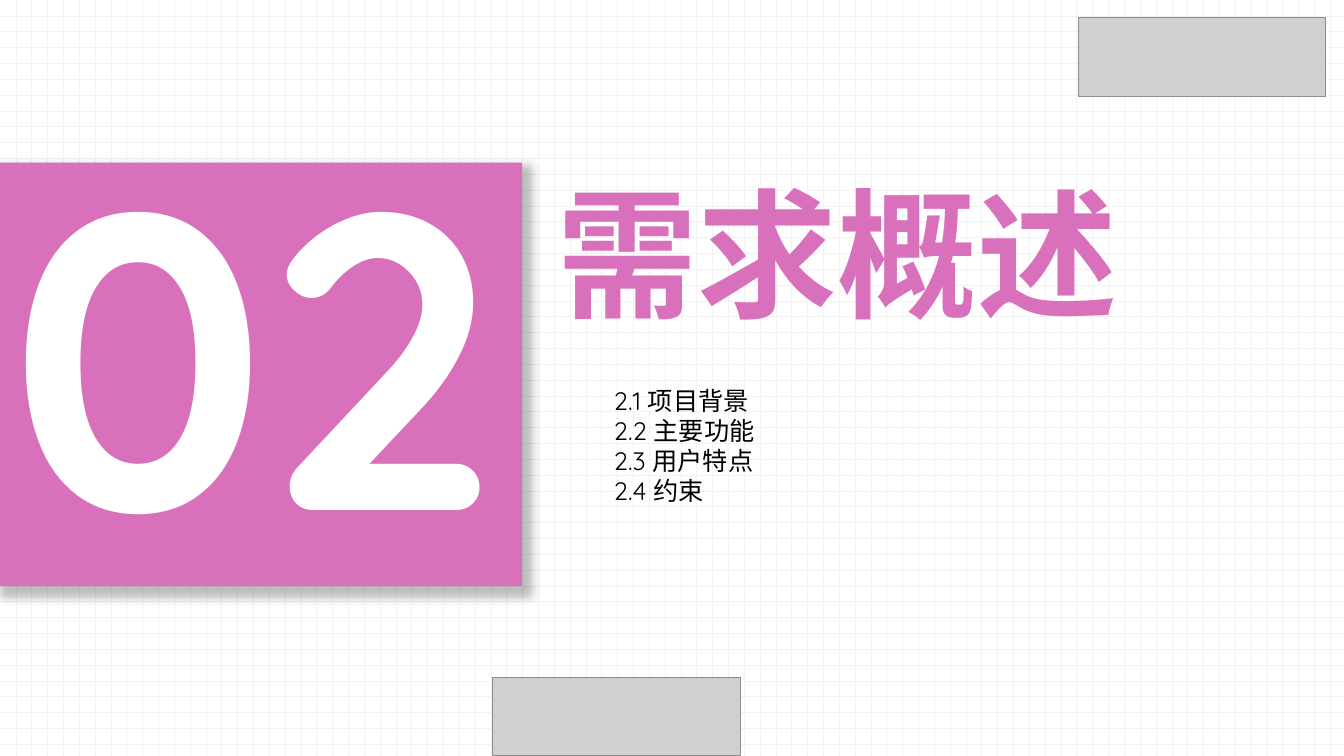
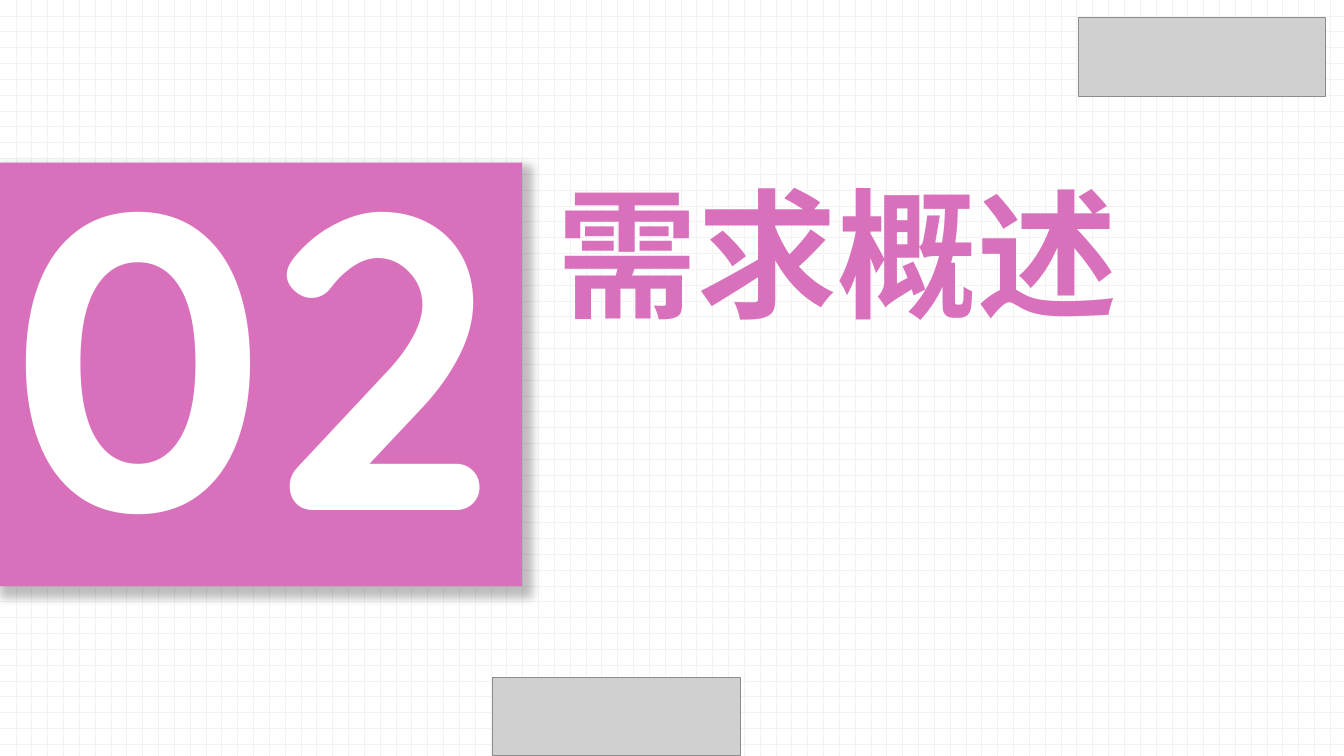
Before and after one commit to liuk5546/campaigo, a slide deck: slide 7 of doc/软件规格说明ppt.pptx. Drawn at 1344x756 pixels with LibreOffice and Linux fonts; fonts in the diff are those of the drawing; grey boxes stand for pictures. Boxes give left, top, right and bottom in pixels: in the first picture for what was removed or moved away, otherwise in the second. Text is boxed around its words. In the diff, an @@ line names an element or a change of style, - is before the commit and + after.

```diff
--- a/doc/软件规格说明ppt.pptx
+++ b/doc/软件规格说明ppt.pptx
@@ text removed at [614,388,755,502] @@
-2.1 项目背景
-2.2 主要功能
-2.3 用户特点
-2.4 约束
```
Also in this commit, not shown: 6 other slides changed, 7 slides added, 7 other files.
